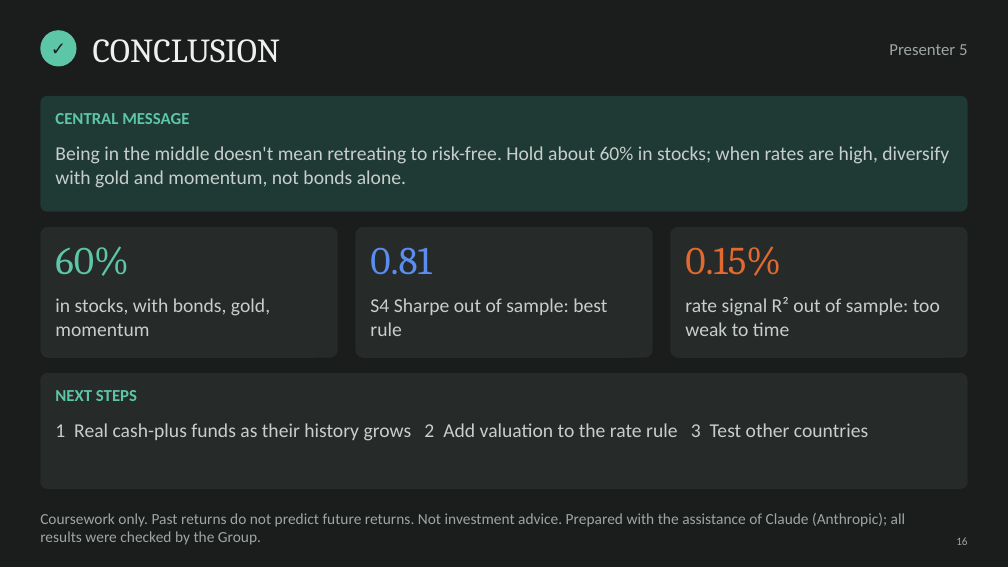
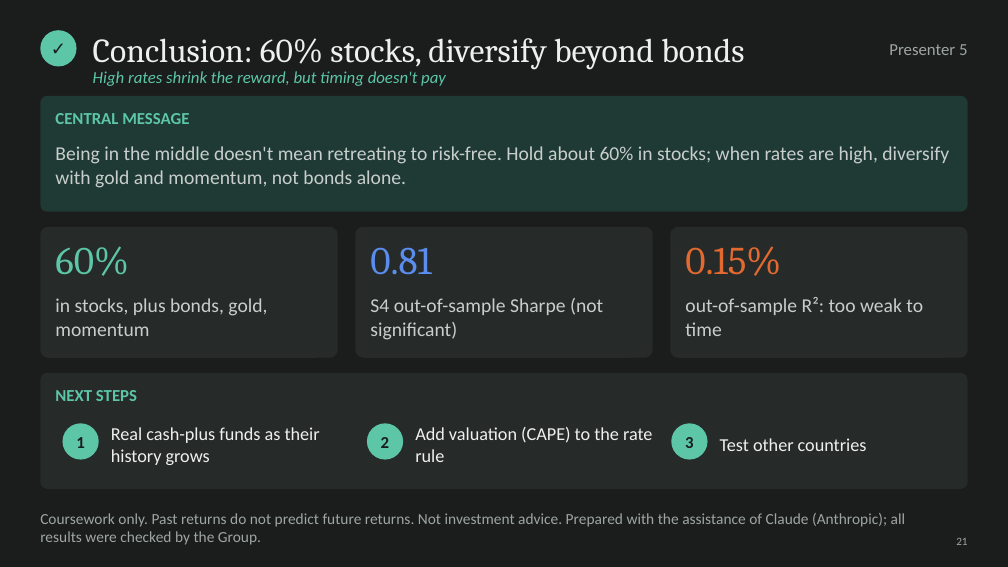
Before and after one commit to cyee02/MQF, a slide deck: slide 22 of QF600/Final Assignment/04 - Presentation Slides Group 6.pptx (slide 16 before the commit). Drawn at 1008x567 pixels with LibreOffice and Linux fonts; fonts in the diff are those of the drawing. Boxes give left, top, right and bottom in pixels: in the first picture for what was removed or moved away, otherwise in the second. Text is boxed around its words. In the diff, an @@ line names an element or a change of style, - is before the commit and + after.

```diff
--- a/QF600/Final Assignment/04 - Presentation Slides Group 6.pptx
+++ b/QF600/Final Assignment/04 - Presentation Slides Group 6.pptx
@@ text at (93, 38, 744, 70): text changed @@
-CONCLUSION
+Conclusion: 60% stocks, diversify beyond bonds
@@ text added at (93, 71, 446, 86), 12 pt, text #5CC6A7, italic @@
+High rates shrink the reward, but timing doesn't pay
@@ text at (55, 298, 267, 336): text changed @@
-in stocks, with bonds, gold, momentum
+in stocks, plus bonds, gold, momentum
@@ text at (370, 298, 603, 340): text changed @@
-S4 Sharpe out of sample: best rule
+S4 out-of-sample Sharpe (not significant)
@@ text at (685, 297, 923, 336): text changed @@
-rate signal R² out of sample: too weak to time
+out-of-sample R²: too weak to time
@@ ellipse added at (62, 423, 99, 460), fill #5CC6A7, 12 pt, text #1A1D1C, bold @@
+1
@@ text at (111, 427, 320, 465): text changed; size 14 to 13 pt; text colour #C8CECB to #EEF0EF @@
-1 Real cash-plus funds as their history grows 2 Add valuation to the rate rule 3 Test other countries
+Real cash-plus funds as their history grows
@@ text "Real cash-plus funds as their ..." at (111, 427, 320, 465): vertical alignment top to middle @@
@@ ellipse added at (367, 423, 403, 460), fill #5CC6A7, 12 pt, text #1A1D1C, bold @@
+2
@@ text added at (415, 427, 652, 462), 13 pt, text #EEF0EF @@
+Add valuation (CAPE) to the rate rule
@@ ellipse added at (671, 423, 708, 460), fill #5CC6A7, 12 pt, text #1A1D1C, bold @@
+3
@@ text added at (720, 438, 867, 451), 13 pt, text #EEF0EF @@
+Test other countries
@@ text at (956, 538, 967, 545): text changed @@
-16
+21
```
Also in this commit, not shown: 18 other slides changed, 7 slides added, 29 other files.
